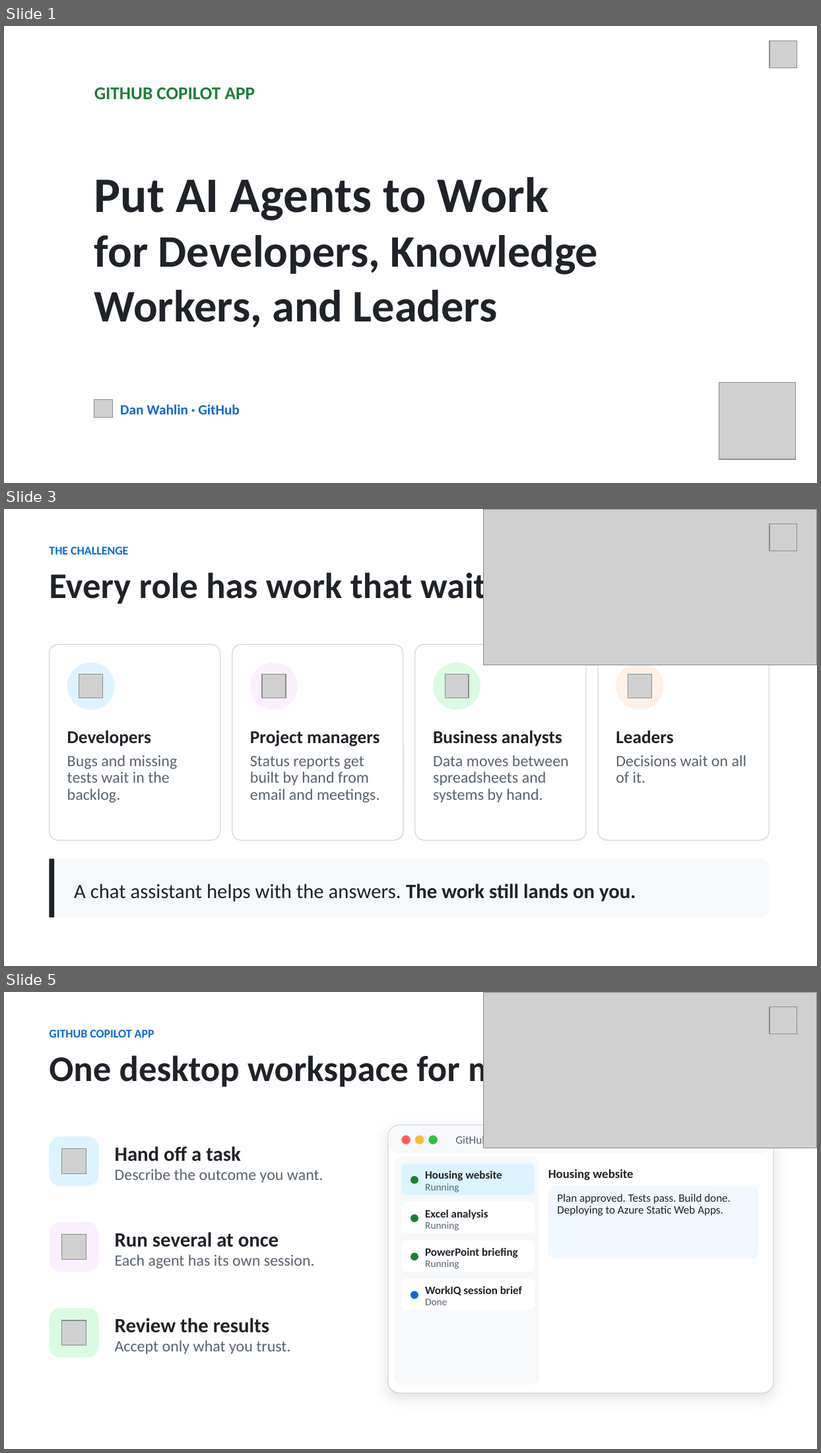
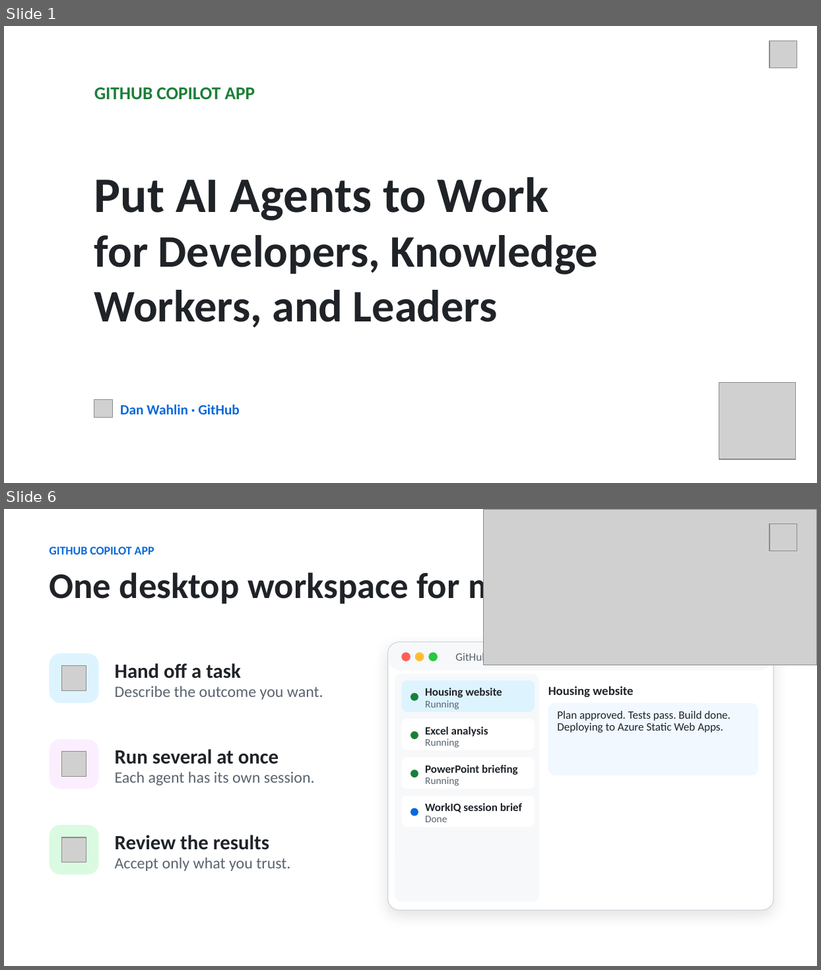
Before and after one commit to DanWahlin/housing-market-demo, a slide deck: talk/copilot-app-put-ai-agents-to-work.pptx. Shown one above the other, each under a label of ours: slides 1, 3 and 5 before the commit, slides 1 and 6 after it; the slides between them are not shown. The pictures are 821x1453 and 821x970 pixels, drawn with LibreOffice and Linux fonts; fonts in the diff are those of the drawing; grey boxes stand for pictures; background and template pictures are left out. Boxes give left, top, right and bottom in pixels: in the first picture for what was removed or moved away, otherwise in the second. Text is boxed around its words. In the diff, an @@ line names an element or a change of style, - is before the commit and + after.

```diff
--- a/talk/copilot-app-put-ai-agents-to-work.pptx
+++ b/talk/copilot-app-put-ai-agents-to-work.pptx
@@ slide 3 removed at (x1=4, y1=509, x2=817, y2=966), background #FFFFFF @@
@@ picture removed at (x1=484, y1=509, x2=817, y2=665) @@
@@ picture removed at (x1=770, y1=524, x2=797, y2=551) @@
@@ text removed at (x1=49, y1=547, x2=128, y2=555) @@
-THE CHALLENGE
@@ text removed at (x1=49, y1=568, x2=500, y2=607) @@
-Every role has work that waits
@@ rounded rectangle removed at (x1=50, y1=645, x2=220, y2=841) @@
@@ rounded rectangle removed at (x1=232, y1=645, x2=403, y2=841) @@
@@ rounded rectangle removed at (x1=415, y1=645, x2=586, y2=841) @@
@@ rounded rectangle removed at (x1=599, y1=645, x2=769, y2=841) @@
@@ rounded rectangle removed at (x1=67, y1=663, x2=115, y2=710) @@
@@ rounded rectangle removed at (x1=250, y1=663, x2=298, y2=710) @@
@@ rounded rectangle removed at (x1=433, y1=663, x2=481, y2=710) @@
@@ rounded rectangle removed at (x1=616, y1=663, x2=663, y2=710) @@
@@ picture removed at (x1=79, y1=674, x2=102, y2=698) @@
@@ picture removed at (x1=262, y1=674, x2=285, y2=698) @@
@@ picture removed at (x1=445, y1=674, x2=468, y2=698) @@
@@ picture removed at (x1=628, y1=674, x2=651, y2=698) @@
@@ text removed at (x1=67, y1=730, x2=151, y2=747) @@
-Developers
@@ text removed at (x1=250, y1=731, x2=380, y2=747) @@
-Project managers
@@ text removed at (x1=433, y1=730, x2=562, y2=747) @@
-Business analysts
@@ text removed at (x1=616, y1=730, x2=673, y2=743) @@
-Leaders
@@ text removed at (x1=67, y1=755, x2=178, y2=803) @@
-Bugs and missing tests wait in the backlog.
@@ text removed at (x1=250, y1=756, x2=380, y2=803) @@
-Status reports get built by hand from email and meetings.
@@ text removed at (x1=433, y1=755, x2=569, y2=803) @@
-Data moves between spreadsheets and systems by hand.
@@ text removed at (x1=616, y1=755, x2=746, y2=783) @@
-Decisions wait on all of it.
@@ rounded rectangle removed at (x1=50, y1=859, x2=771, y2=918) @@
@@ line removed from (52, 859) to (52, 918) @@
@@ text removed at (x1=74, y1=884, x2=636, y2=902) @@
-A chat assistant helps with the answers. The work still lands on you.
@@ what was slide 5 is now slide 6 @@
```
Also in this commit, not shown: 2 slides changed, 2 slides added.
